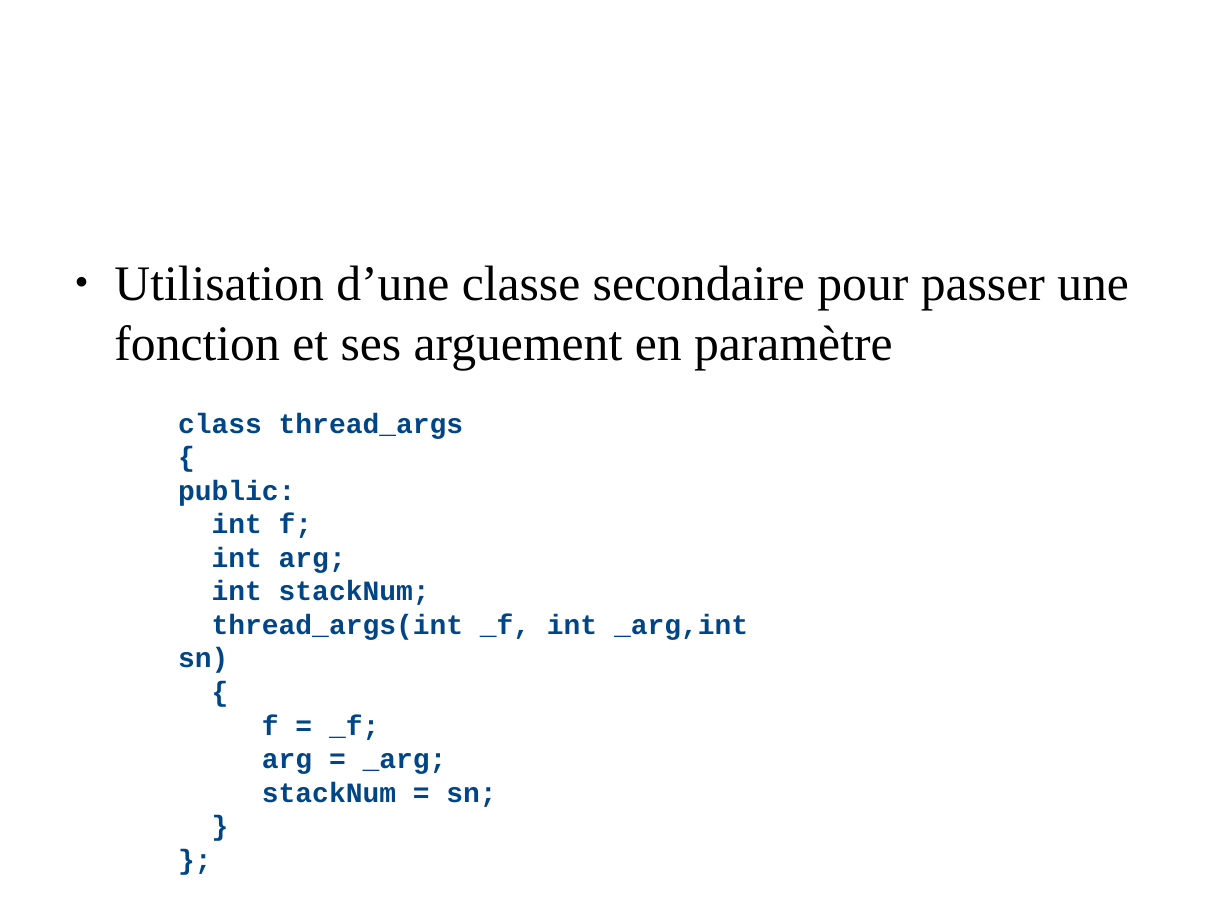
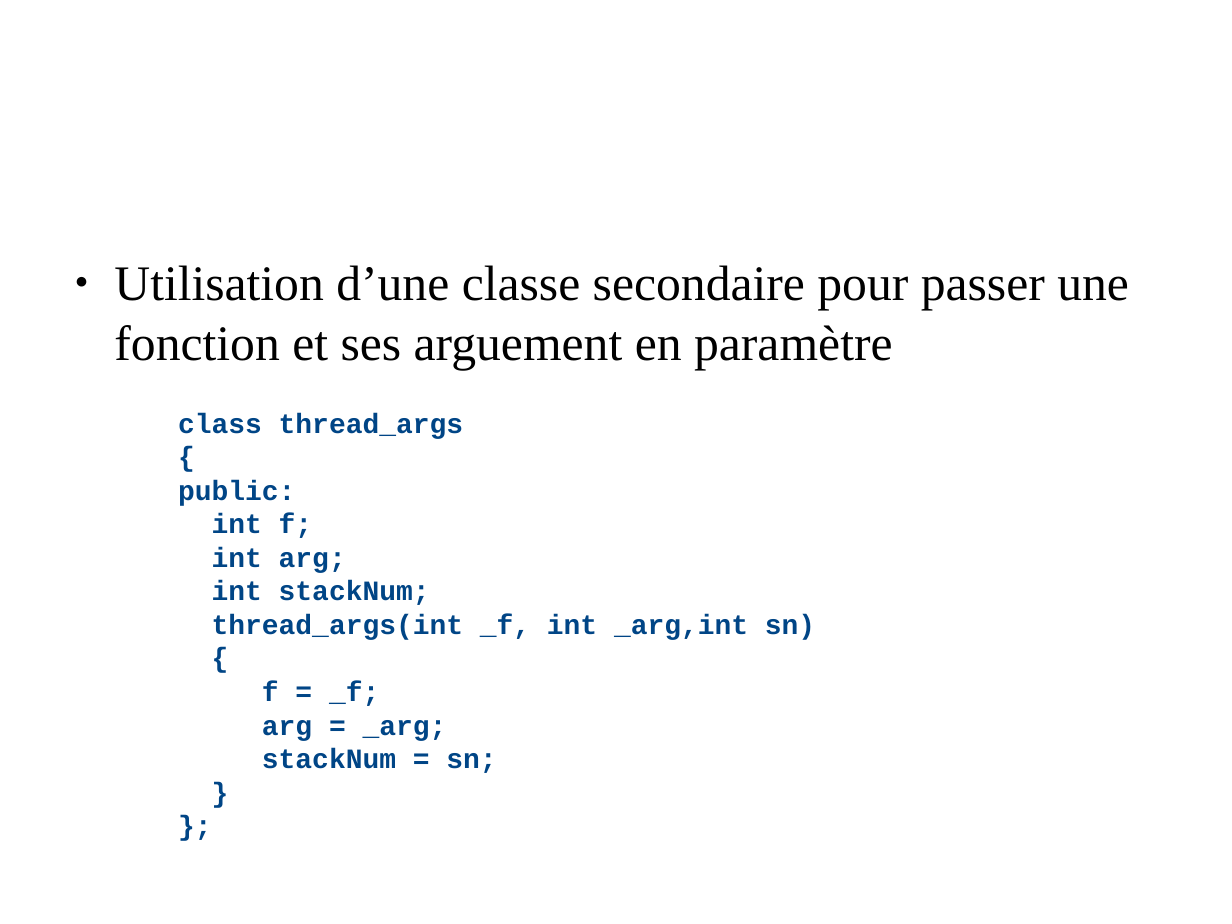
Before and after one commit to DiabetGuy/NachOS-TEAM-B-IM2AG-2017, a slide deck: slide 6 of Présentation.odp. Drawn at 1232x924 pixels with LibreOffice and Linux fonts; fonts in the diff are those of the drawing; background and template pictures are left out. Boxes give left, top, right and bottom in pixels: in the first picture for what was removed or moved away, otherwise in the second. Text is boxed around its words. In the diff, an @@ line names an element or a change of style, - is before the commit and + after.

```diff
--- a/Présentation.odp
+++ b/Présentation.odp
@@ text "class thread_args" rewrapped from box(178, 413, 748, 807) to box(178, 413, 815, 773) @@
```
Also in this commit, not shown: 1 other slide changed, 1 slide added, 1 slide removed, 3 other files.
